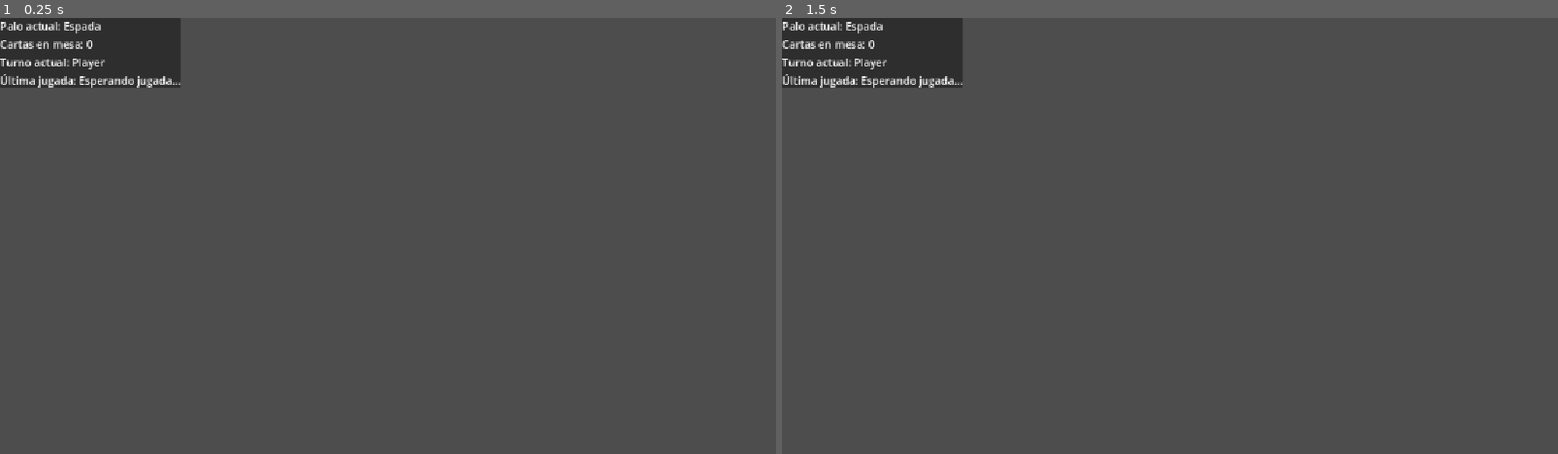
Above: before the commit, frames 1-2 (left to right).
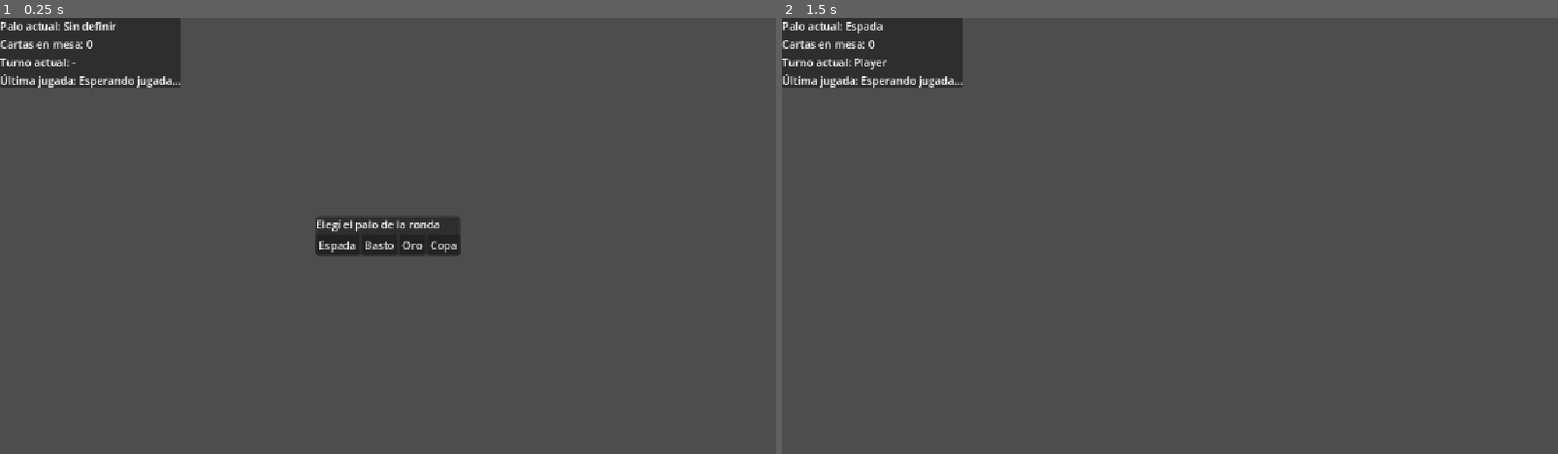
Above: after the commit, the same moments.

Repository: ezequielvera391/desconfio-card-game
Game: Godot game, scene res://scenes/game/GameScreen.tscn
Same seed, same stepped clock (60 frames per second), same inputs: the game is played once before the commit and once after it.
Inputs (mouse positions are in pixels of both pictures, inside the frame that each line leads up to):
- Up to frame 1 (0.25 s): no input
- Up to frame 2 (1.5 s): click (1115, 244) at 0.5 s, where only the run after the commit has a clickable "Espada"; tap Enter at 1.25 s

The runs differ from the first frame. In frame 1, 1.6% of the frame differs, in the area x 8-60%, y 0-55%; in frame 2, nothing differs.

Commit message:
feat: Añadir selector de palo y mejoras en la jugada

Diff:
--- a/scenes/game/GameScreen.gd
+++ b/scenes/game/GameScreen.gd
@@ -1,20 +1,37 @@
 extends Control
 
 @onready var table_view = $TableView
+@onready var suit_selector_view = $SuitSelectorView
 
 func _ready() -> void:
+	suit_selector_view.setup(Card.Suit.values())
+	suit_selector_view.suit_selected.connect(_on_suit_selected)
+
 	GameManager.game_state_changed.connect(_on_game_state_changed)
 	GameManager.start_game()
 
-	# Primera carga visual
 	_on_game_state_changed()
 
 
 func _on_game_state_changed() -> void:
-	table_view.set_current_suit(Card.get_suit_name(GameManager.current_declared_suit))
+	table_view.set_current_suit(get_current_suit_label())
 	table_view.set_pile_count(GameManager.table_pile.cards.size())
 	table_view.set_turn(get_turn_label())
+	# TODO: reemplazar por un helper real que devuelva la información de la última jugada
 	table_view.set_last_play("Esperando jugada...")
+
+	suit_selector_view.visible = GameManager.current_state == GameManager.GameState.WAITING_ROUND_SUIT
+
+func get_current_suit_label() -> String:
+	# TODO: Mejorar lógica podría existir solo un if
+	if GameManager.current_state == GameManager.GameState.WAITING_ROUND_SUIT:
+		return "Sin definir"
+
+	if GameManager.current_round_suit == null:
+		return "Sin definir"
+
+	return Card.get_suit_name(GameManager.current_round_suit)
+
 
 func get_turn_label() -> String:
 	match GameManager.current_state:
@@ -24,3 +41,6 @@
 			return "IA"
 		_:
 			return "-"
+
+func _on_suit_selected(suit: Card.Suit) -> void:
+	GameManager.select_round_suit(suit)
--- a/scenes/game/GameScreen.tscn
+++ b/scenes/game/GameScreen.tscn
@@ -2,11 +2,19 @@
 
 [ext_resource type="PackedScene" uid="uid://1qyloblaf5ff" path="res://scenes/ui/TableView.tscn" id="1_6udbq"]
 [ext_resource type="Script" uid="uid://bhqywenfusp1f" path="res://scenes/game/GameScreen.gd" id="1_8ypt3"]
+[ext_resource type="PackedScene" uid="uid://bdi4cwipsk6se" path="res://scenes/ui/SuitSelectorView.tscn" id="3_056su"]
 
 [node name="GameScreen" type="Control" unique_id=658032621]
 layout_mode = 3
-anchors_preset = 0
+anchors_preset = 15
+anchor_right = 1.0
+anchor_bottom = 1.0
+grow_horizontal = 2
+grow_vertical = 2
 script = ExtResource("1_8ypt3")
 
 [node name="TableView" parent="." unique_id=719058425 instance=ExtResource("1_6udbq")]
 layout_mode = 0
+
+[node name="SuitSelectorView" parent="." unique_id=876612364 instance=ExtResource("3_056su")]
+layout_mode = 1
--- /dev/null
+++ b/scenes/ui/SuitSelectorView.gd
@@ -0,0 +1,19 @@
+extends Control
+
+signal suit_selected(suit: Card.Suit)
+
+@onready var buttons_container: HBoxContainer = $PanelContainer/VBoxContainer/ButtonsContainer
+
+func setup(suits: Array) -> void:
+	clear_buttons()
+
+	for suit in suits:
+		var button := Button.new()
+		button.text = Card.get_suit_name(suit)
+		button.pressed.connect(func(): suit_selected.emit(suit))
+		buttons_container.add_child(button)
+
+
+func clear_buttons() -> void:
+	for child in buttons_container.get_children():
+		child.queue_free()
--- /dev/null
+++ b/scenes/ui/SuitSelectorView.tscn
@@ -0,0 +1,37 @@
+[gd_scene format=3 uid="uid://bdi4cwipsk6se"]
+
+[ext_resource type="Script" uid="uid://cn6rx50v067u1" path="res://scenes/ui/SuitSelectorView.gd" id="1_x3g10"]
+
+[node name="SuitSelectorView" type="Control" unique_id=876612364]
+layout_mode = 3
+anchors_preset = 15
+anchor_right = 1.0
+anchor_bottom = 1.0
+grow_horizontal = 2
+grow_vertical = 2
+script = ExtResource("1_x3g10")
+
+[node name="PanelContainer" type="PanelContainer" parent="." unique_id=186132891]
+layout_mode = 1
+anchors_preset = 8
+anchor_left = 0.5
+anchor_top = 0.5
+anchor_right = 0.5
+anchor_bottom = 0.5
+offset_left = -91.5
+offset_top = -20.0
+offset_right = 91.5
+offset_bottom = 20.0
+grow_horizontal = 2
+grow_vertical = 2
+
+[node name="VBoxContainer" type="VBoxContainer" parent="PanelContainer" unique_id=939979252]
+layout_mode = 2
+alignment = 1
+
+[node name="Label" type="Label" parent="PanelContainer/VBoxContainer" unique_id=1589054371]
+layout_mode = 2
+text = "Elegí el palo de la ronda"
+
+[node name="ButtonsContainer" type="HBoxContainer" parent="PanelContainer/VBoxContainer" unique_id=1160236498]
+layout_mode = 2
--- a/scripts/core/game_manager.gd
+++ b/scripts/core/game_manager.gd
@@ -4,6 +4,7 @@
 enum GameState {
 	SETUP,
 	DEALING,
+	WAITING_ROUND_SUIT,
 	PLAYER_TURN,
 	AI_TURN,
 	RESOLVING_CHALLENGE,
@@ -19,8 +20,9 @@
 var table_pile: TablePile
 var last_play: LastPlay
 var current_turn: Turn
-var current_declared_suit: Card.Suit
-var previous_declared_suit: Card.Suit
+var current_round_suit: Card.Suit
+var previous_round_suit: Card.Suit
+var pending_round_starter: Player
 
 signal game_initialized
 signal game_state_changed
@@ -38,7 +40,7 @@
 	change_state(GameState.DEALING)
 	deal_all_cards()
 
-	change_state(GameState.PLAYER_TURN)
+	request_round_suit_selection(player)
 
 func setup_game() -> void:
 	player = Player.new("Jugador", Player.PlayerType.HUMAN)
@@ -49,12 +51,13 @@
 
 	last_play = null
 
-	# Por ahora siempre va a iniciar el Player
 	current_turn = Turn.new(player)
 
 	# TEMP: Acá lo inicio manualmente pero debe ser el primer jugador el que elija que palo jugar
-	current_declared_suit = Card.Suit.ESPADA
-	previous_declared_suit = current_declared_suit
+	current_round_suit = Card.Suit.ESPADA
+	previous_round_suit = current_round_suit
+	# Por ahora siempre va a iniciar el Player
+	start_round(player, current_round_suit)
 
 	print("Partida creada.")
 
@@ -96,8 +99,8 @@
 
 	print(challenger.name, " canta: ¡Desconfío!")
 	print("Se revela la última jugada:")
-	print("- Carta real:", last_play.cards[0].get_display_name())
-	print("- Declaró:", Card.Suit.keys()[last_play.declared_suit])
+	print("- Carta real:", last_play.card.get_display_name())
+	print("- Palo activo:", Card.Suit.keys()[last_play.round_suit])
 
 	if last_play.was_truthful():
 		loser = challenger
@@ -118,9 +121,9 @@
 	var taken_cards := table_pile.take_all_cards()
 	target_player.hand.add_cards(taken_cards)
 
-func play_card(active_player: Player, card: Card, declared_suit: Card.Suit) -> void:
+func play_card(active_player: Player, card: Card) -> void:
 	current_turn = Turn.new(active_player)
-	last_play = current_turn.play_card(card, declared_suit)
+	last_play = current_turn.play_card(card, current_round_suit)
 
 	if last_play == null:
 		print("No se pudo jugar la carta.")
@@ -128,7 +131,6 @@
 
 	table_pile.add_cards(last_play.cards)
 
-	print(active_player.name, " juega 1 carta boca abajo y declara ", Card.Suit.keys()[declared_suit], ".")
 	print_status()
 
 func check_win_condition() -> void:
@@ -142,6 +144,32 @@
 		print("Ganó la Máquina.")
 		return
 
+func start_round(starting_player: Player, round_suit: Card.Suit) -> void:
+	previous_round_suit = current_round_suit
+	current_round_suit = round_suit
+	current_turn = Turn.new(starting_player)
+	last_play = null
+
+func request_round_suit_selection(starter: Player) -> void:
+	pending_round_starter = starter
+	# TODO: cuando corresponda sumar el manejo de la IA en la selecion de suit
+	change_state(GameState.WAITING_ROUND_SUIT)
+
+func select_round_suit(suit: Card.Suit) -> void:
+	if current_state != GameState.WAITING_ROUND_SUIT:
+		return
+
+	if pending_round_starter == null:
+		return
+
+	start_round(pending_round_starter, suit)
+
+	if pending_round_starter == player:
+		change_state(GameState.PLAYER_TURN)
+	else:
+		change_state(GameState.AI_TURN)
+
+	pending_round_starter = null
 
 # harcode
 
--- a/scripts/models/card.gd
+++ b/scripts/models/card.gd
@@ -18,8 +18,8 @@
 func get_display_name() -> String:
 	return "%s de %s" % [str(value), Suit.keys()[suit]]
 
-static func get_suit_name(suit: Suit) -> String:
-	match suit:
+static func get_suit_name(card_suit: Suit) -> String:
+	match card_suit:
 		Suit.ORO:
 			return "Oro"
 		Suit.COPA:
--- a/scripts/models/last_play.gd
+++ b/scripts/models/last_play.gd
@@ -2,19 +2,16 @@
 extends RefCounted
 
 var player: Player
-var cards: Array[Card]
-var declared_suit: Card.Suit
+var card: Card
+var round_suit: Card.Suit
 
 
-func _init(_player: Player, _cards: Array[Card], _declared_suit: Card.Suit):
+func _init(_player: Player, _card: Card, _round_suit: Card.Suit):
 	player = _player
-	cards = _cards
-	declared_suit = _declared_suit
+	card = _card
+	round_suit = _round_suit
+
 
 
 func was_truthful() -> bool:
-	for card in cards:
-		if card.suit != declared_suit:
-			return false
-
-	return true
+	return card.suit == round_suit
--- a/scripts/models/turn.gd
+++ b/scripts/models/turn.gd
@@ -2,8 +2,7 @@
 extends RefCounted
 
 var active_player: Player
-var declared_suit: Card.Suit
-var played_cards: Array[Card] = []
+var played_card: Card
 var has_played: bool = false
 
 
@@ -11,17 +10,16 @@
 	active_player = _active_player
 
 
-func play_card(card: Card, _declared_suit: Card.Suit) -> LastPlay:
+func play_card(card: Card, round_suit: Card.Suit) -> LastPlay:
 	if has_played:
 		return null
 
-	var played_card := active_player.hand.play_card(card)
+	var card_played := active_player.hand.play_card(card)
 
 	if played_card == null:
 		return null
 
-	declared_suit = _declared_suit
-	played_cards.append(played_card)
+	played_card = card_played
 	has_played = true
 
-	return LastPlay.new(active_player, played_cards, declared_suit)
+	return LastPlay.new(active_player, played_card, round_suit)
Not shown, added: scenes/ui/SuitSelectorView.gd.uid
